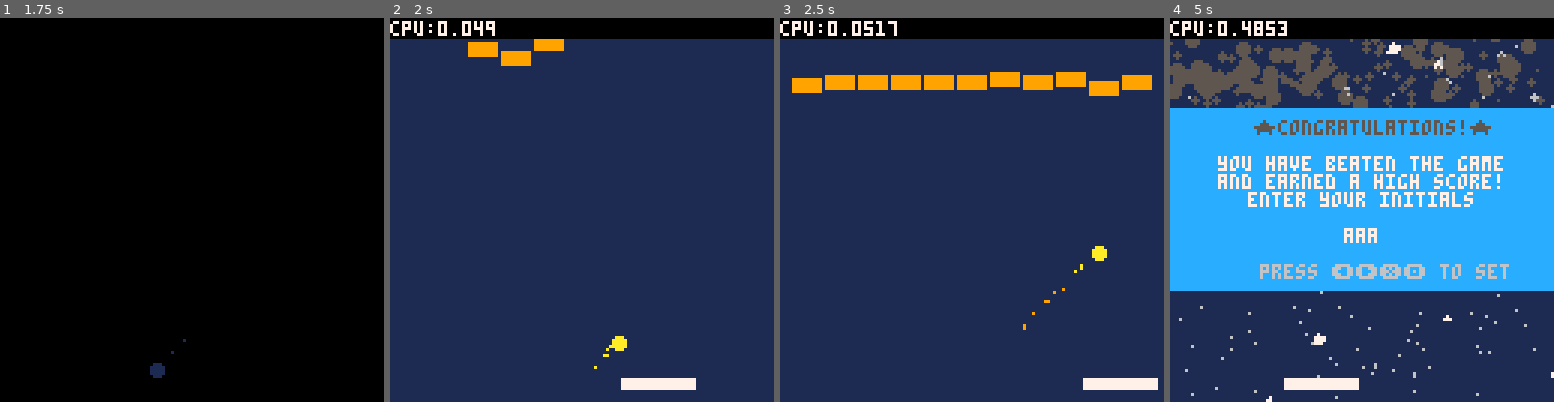
Above: before the commit, frames 1-4 (left to right).
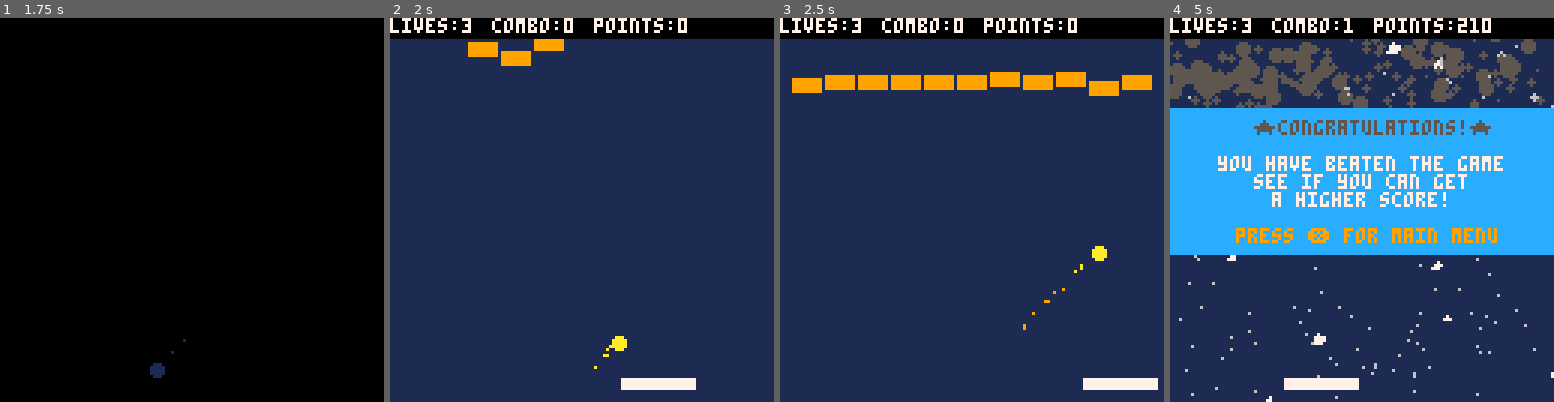
Above: after the commit, the same moments.

Repository: CaseyNord/Pico-8-Hero
Game: PICO-8 cartridge mybreakout.p8
Same seed, same stepped clock (60 frames per second), same inputs: the game is played once before the commit and once after it.
Inputs:
- Up to frame 1 (1.75 s): tap X (X key) at 0.33, 1.07 s; tap O (Z key) at 0.7, 1.7 s; hold Right from 1.6 s (still down)
- Up to frame 2 (2 s): keep holding Right; tap X (X key) at 1.85 s
- Up to frame 3 (2.5 s): release Right at 2.1 s; tap O (Z key) at 2.1 s; hold Up 2.15-2.42 s; hold Right from 2.47 s (still down)
- Up to frame 4 (5 s): tap O (Z key) every 0.4 s from 2.5 to 4.9 s; tap X (X key) at 2.97, 4.08 s; release Right at 3.03 s; hold Left 3.08-3.58 s; hold Down 3.63-3.97 s; hold Right 4.02-4.68 s; hold Up from 4.73 s (still down)

Frame 1 is identical in both runs. In frame 2, 1.3% of the frame differs, in the area x 0-78%, y 0-5%; in frame 3, 1.3%; in frame 4, 14%, in the area x 0-100%, y 0-72%.

Commit message:
finishing high score ui

Diff:
--- a/mybreakout.p8
+++ b/mybreakout.p8
@@ -2,20 +2,19 @@
 version 18
 __lua__
 -- goals --
---variable scope in functions
---fix level clear after brick explode
---high score
+--return to main menu from gameover
 --ui
 --	powerup messages
 --	powerup percentage bar
---better collision
 --gameplay tweaks
 --	- smaller paddle
 --level design
---sound
+--good to have:
+--sound:
 --	- level over finale
 --  - start screen music
---  - hight score music
+--  - game win music
+--better collision
 
 --[[
 
@@ -38,7 +37,7 @@
 	manager={
 		mode="startmenu",
 		level_number=1,
-		debug=true
+		debug=false
 	}
 
 	-- globals --
@@ -68,13 +67,17 @@
 	ini1={}
 	ini2={}
 	ini3={}
+	high_score_highlight={true,false,false,false,false}
 	--reset_high_score()
 	load_high_score()
-	add_high_score(450,1,2,3)
 	high_score_chars={"a","b","c","d","e","f","g","h","i","j","k","l","m","n","o","p","q","r","s","t","u","v","w","x","y","z"}
 	high_score_x=128
 	high_score_dx=128
 	log_high_score=false
+	initial_confirm=false
+
+	initials={1,1,1}
+	initial_select=0
 
 	level={
 		--x = empty space
@@ -207,6 +210,9 @@
 	--slide in high score list
 	if high_score_x~=high_score_dx then
 		high_score_x+=(high_score_dx-high_score_x)*0.2
+		if abs(high_score_dx-high_score_x)<0.3 then
+			high_score_x=high_score_dx
+		end
 	end
 
 	--blinking effects at game start
@@ -217,9 +223,15 @@
 			sfx(11)
 		end
 		if btnp(0) then
+			if high_score_dx~=0 then
+				sfx(20)
+			end
 			high_score_dx=0
 		end
 		if btnp(1) then
+			if high_score_dx~=128 then
+				sfx(20)
+			end
 			high_score_dx=128
 		end
 	else
@@ -302,17 +314,80 @@
 function update_win()
 	--blinking effects at level over
 	if gameover_countdown<0 then
-		if btnp(5) then
-			gameover_countdown=80
-			blink_speed=1
-			sfx(15)
+		if log_high_score then -- show high score interface
+			if btnp(0) then --move cursor left
+				sfx(17)
+				if initial_confirm then
+					sfx(19)
+					initial_confirm=false
+				end
+				initial_select-=1
+				if initial_select<1 then
+					initial_select=3 --todo: initial_select can be initial_index?
+				end
+			end
+			if btnp(1) then --move cursor right
+				sfx(17)
+				if initial_confirm then
+					sfx(19)
+					initial_confirm=false
+				end
+				initial_select+=1
+				if initial_select>3 then
+					initial_select=1
+				end
+			end
+			if btnp(2) then -- advance chars backward
+				sfx(16)
+				if initial_confirm then
+					sfx(19)
+					initial_confirm=false
+				end
+				initials[initial_select]-=1
+				if initials[initial_select]<1 then
+					initials[initial_select]=#high_score_chars
+				end
+			end
+			if btnp(3) then -- advance chars forward
+				sfx(16)
+				if initial_confirm then
+					sfx(19)
+					initial_confirm=false
+				end
+				initials[initial_select]+=1
+				if initials[initial_select]>#high_score_chars then
+					initials[initial_select]=1
+				end
+			end
+			if btnp(4) then
+				sfx(19)
+				initial_confirm=false
+			end
+			if btnp(5) then
+				if initial_confirm then
+					add_high_score(player.points,initials[1],initials[2],initials[3])
+					save_high_score()
+					gameover_countdown=80
+					blink_speed=1
+					sfx(15)
+				else
+					sfx(18)
+					initial_confirm=true
+				end
+			end
+		else -- show standard end screen
+			blink_speed=8
+			if btnp(5) then
+				gameover_countdown=80
+				sfx(15)
+			end
 		end
 	else
 		gameover_countdown-=1
 		fade_percentage=(80-gameover_countdown)/80
 		if gameover_countdown<=0 then
 			gameover_countdown=-1
-			blink_speed=9
+			blink_speed=9 --set speed back for main menu
 			pal()
 			high_score_x=128
 			high_score_dx=0
@@ -597,7 +672,9 @@
 	print_high_score(high_score_x)
 	print("breakout",48+(high_score_x-128),50,7)
 	print("press ❎ to start",31,70,blink_green)
-	print("press ⬅️ for high scores",17,85,3)
+	if high_score_x==128 then
+		print("press ⬅️ for high scores",17,85,3)
+	end
 end
 
 function draw_level_over()
@@ -627,8 +704,20 @@
 		cprint("you have beaten the game",_y+16,7)
 		cprint("and earned a high score!",_y+22,7)
 		cprint("enter your initials",_y+28,7)
-		cprint("aaa",_y+40,blink_orange)
-		cprint("press ⬅️➡️❎🅾️ to set",_y+52,6)
+		local _colors={7,7,7} -- set colors of initials
+		if initial_confirm then
+			_colors={blink_orange,blink_orange,blink_orange}
+		else
+			_colors[initial_select]=blink_orange -- blink selected initial
+		end
+		print(high_score_chars[initials[1]],60,_y+40,_colors[1])
+		print(high_score_chars[initials[2]],64,_y+40,_colors[2])
+		print(high_score_chars[initials[3]],68,_y+40,_colors[3])
+		if initial_confirm then
+			cprint("press ❎ to confirm",_y+52,blink_orange)
+		else
+			cprint("press ⬅️➡️❎🅾️ to set",_y+52,6)
+		end
 	else
 		-- won but no high score
 		local _y=30
@@ -767,6 +856,7 @@
 	gameover_countdown=60
 	blink_frame=0 --resetting this prevents a green frame from appearing
 	blink_speed=6
+	reset_high_score_highlight()
 end
 
 function win_game()
@@ -778,8 +868,10 @@
 	--check if player earned high score
 	if player.points>high_score[5] then
 		log_high_score=true
+		initial_select=1 --make sure cursor starts on first char
 	else
-		log_high_score=true
+		log_high_score=false
+		reset_high_score_highlight()
 	end
 end
 
@@ -1598,7 +1690,18 @@
 	add(ini1,_c1)
 	add(ini2,_c2)
 	add(ini3,_c3)
+	for i=1,#high_score_highlight do
+		high_score_highlight[i]=false
+	end
+	add(high_score_highlight,true)
 	sort_high_score()
+end
+
+function reset_high_score_highlight()
+	for i=1,#high_score_highlight do
+		high_score_highlight[i]=false
+	end
+	high_score_highlight[1]=true
 end
 
 function sort_high_score()
@@ -1609,6 +1712,7 @@
 			ini1[j],ini1[j-1]=ini1[j-1],ini1[j]
 			ini2[j],ini2[j-1]=ini2[j-1],ini2[j]
 			ini3[j],ini3[j-1]=ini3[j-1],ini3[j]
+			high_score_highlight[j],high_score_highlight[j-1]=high_score_highlight[j-1],high_score_highlight[j]
 			j=j-1
 		end
 	end
@@ -1648,6 +1752,7 @@
 			_slot+=4
 		end
 		sort_high_score()
+		reset_high_score_highlight()
 	else
 		--file must be empty so...
 		reset_high_score()
@@ -1662,7 +1767,7 @@
 		print(i.." - ",_x+30,14+7*i,1)
 		--name
 		local _color=7
-		if i==1 then
+		if high_score_highlight[i] then
 			_color=blink_white
 		end
 		local _name=high_score_chars[ini1[i]]..high_score_chars[ini2[i]]..high_score_chars[ini3[i]]
Not shown, changed: the sound effects (__sfx__) section of mybreakout.p8
